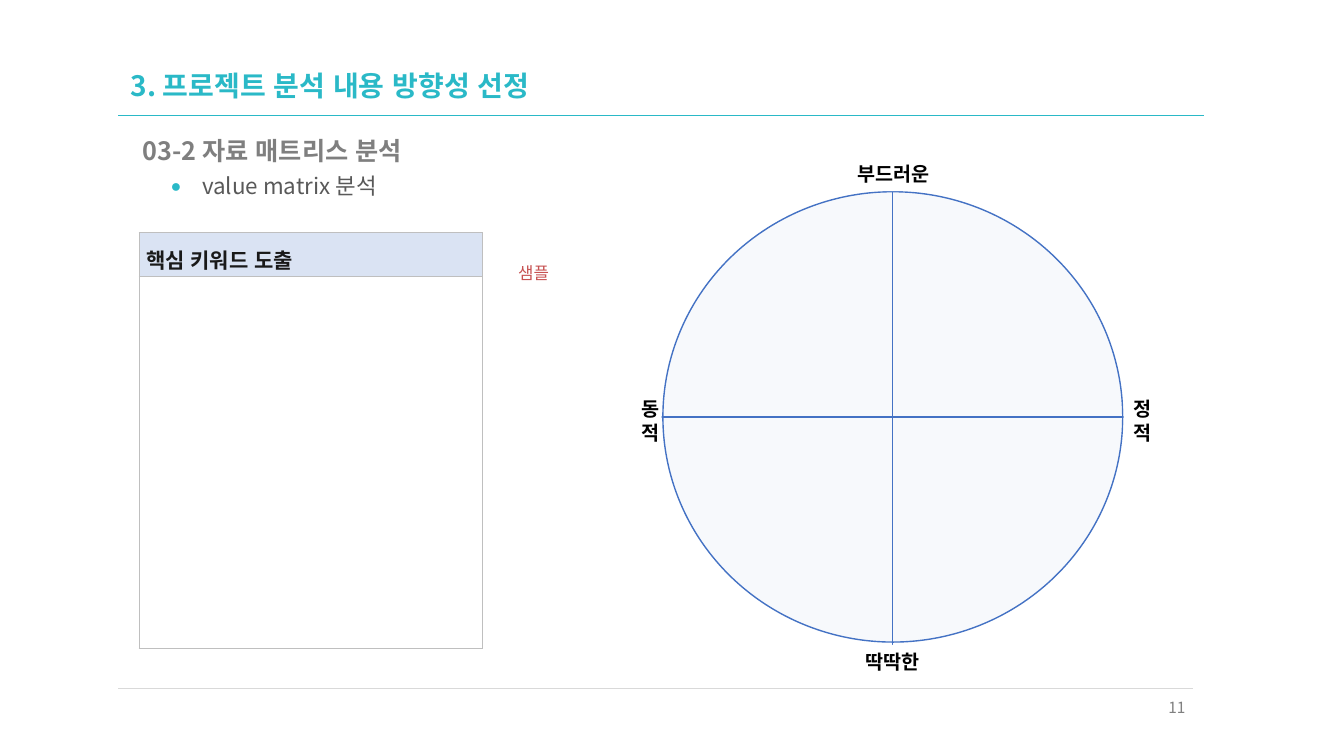
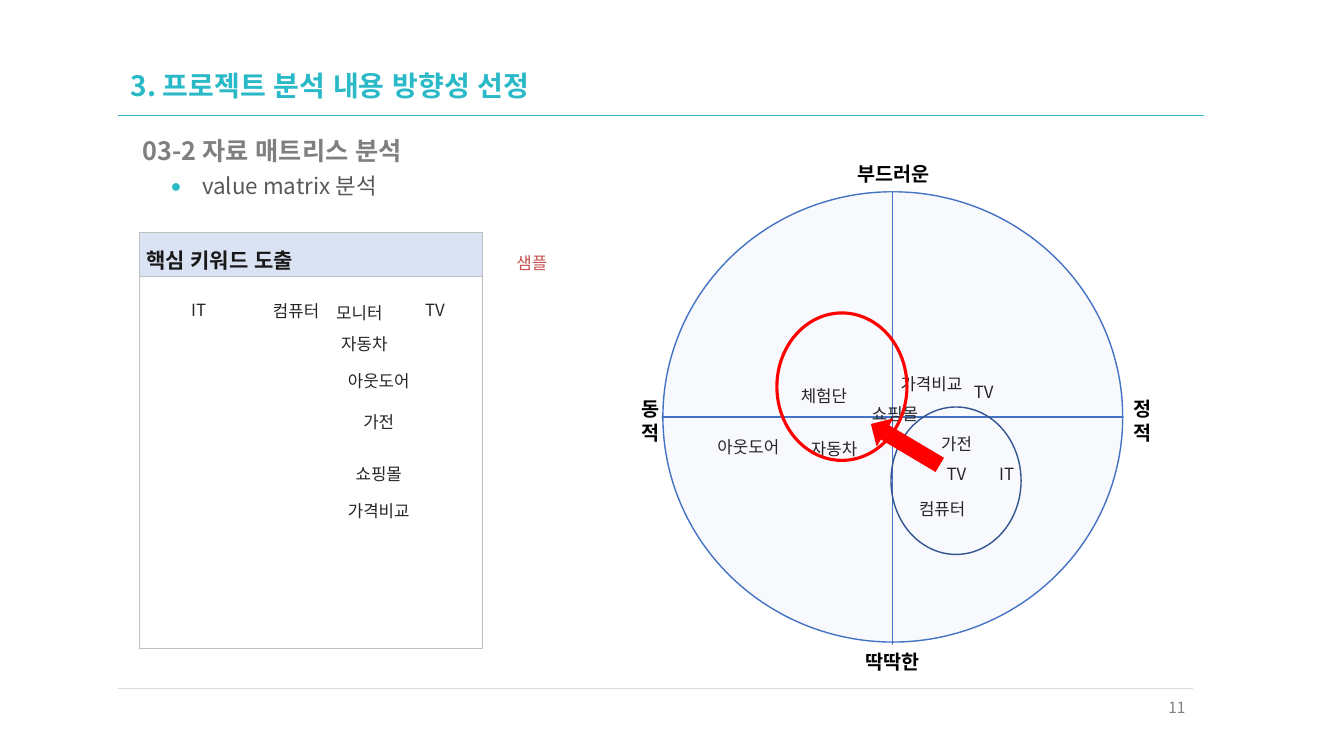
Before and after one commit to xidoWeb/smart_210901, a slide deck: slide 11 of a_asset/n_01_uiux요구분석/n_01_UIUX요구분석_샘플_다나와.pptx. Drawn at 1344x756 pixels with LibreOffice and Linux fonts; fonts in the diff are those of the drawing. Boxes give left, top, right and bottom in pixels: in the first picture for what was removed or moved away, otherwise in the second. Text is boxed around its words. In the diff, an @@ line names an element or a change of style, - is before the commit and + after.

Commit message:
다나와 웹페이지 구성 기획 샘플

```diff
--- a/a_asset/n_01_uiux요구분석/n_01_UIUX요구분석_샘플_다나와.pptx
+++ b/a_asset/n_01_uiux요구분석/n_01_UIUX요구분석_샘플_다나와.pptx
@@ text "샘플": place and size @@
-text "샘플" at [518, 265, 549, 280]
+text "샘플" at [516, 255, 547, 270]
@@ text added at [191, 303, 206, 316], 12 pt, text #262626 @@
+IT
@@ text added at [273, 303, 319, 319], 12 pt, text #262626 @@
+컴퓨터
@@ text added at [336, 305, 382, 321], 12 pt, text #262626 @@
+모니터
@@ text added at [425, 303, 445, 316], 12 pt, text #262626 @@
+TV
@@ ellipse added at [777, 313, 907, 460], outline #FF0000 2.25 pt @@
@@ text added at [341, 336, 387, 352], 12 pt, text #262626 @@
+자동차
@@ text added at [348, 373, 410, 389], 12 pt, text #262626 @@
+아웃도어
@@ text added at [801, 388, 847, 404], 12 pt, text #262626 @@
+체험단
@@ text added at [901, 373, 963, 395], 12 pt, text #262626 @@
+가격비교
@@ text added at [974, 385, 994, 398], 12 pt, text #262626 @@
+TV
@@ text added at [363, 414, 394, 430], 12 pt, text #262626 @@
+가전
@@ down arrow added at [863, 409, 949, 479], fill #FF0000 @@
@@ text added at [872, 403, 918, 425], 12 pt, text #262626 @@
+쇼핑몰
@@ ellipse added at [891, 407, 1021, 555], outline #325491 1 pt @@
@@ text added at [717, 439, 779, 455], 12 pt, text #262626 @@
+아웃도어
@@ text added at [811, 441, 857, 460], 12 pt, text #262626 @@
+자동차
@@ text added at [941, 436, 972, 452], 12 pt, text #262626 @@
+가전
@@ text added at [356, 466, 402, 482], 12 pt, text #262626 @@
+쇼핑몰
@@ text added at [947, 467, 967, 480], 12 pt, text #262626 @@
+TV
@@ text added at [999, 467, 1014, 480], 12 pt, text #262626 @@
+IT
@@ text added at [348, 503, 410, 519], 12 pt, text #262626 @@
+가격비교
@@ text added at [919, 501, 965, 517], 12 pt, text #262626 @@
+컴퓨터
```
Also in this commit, not shown: 10 other slides changed.
